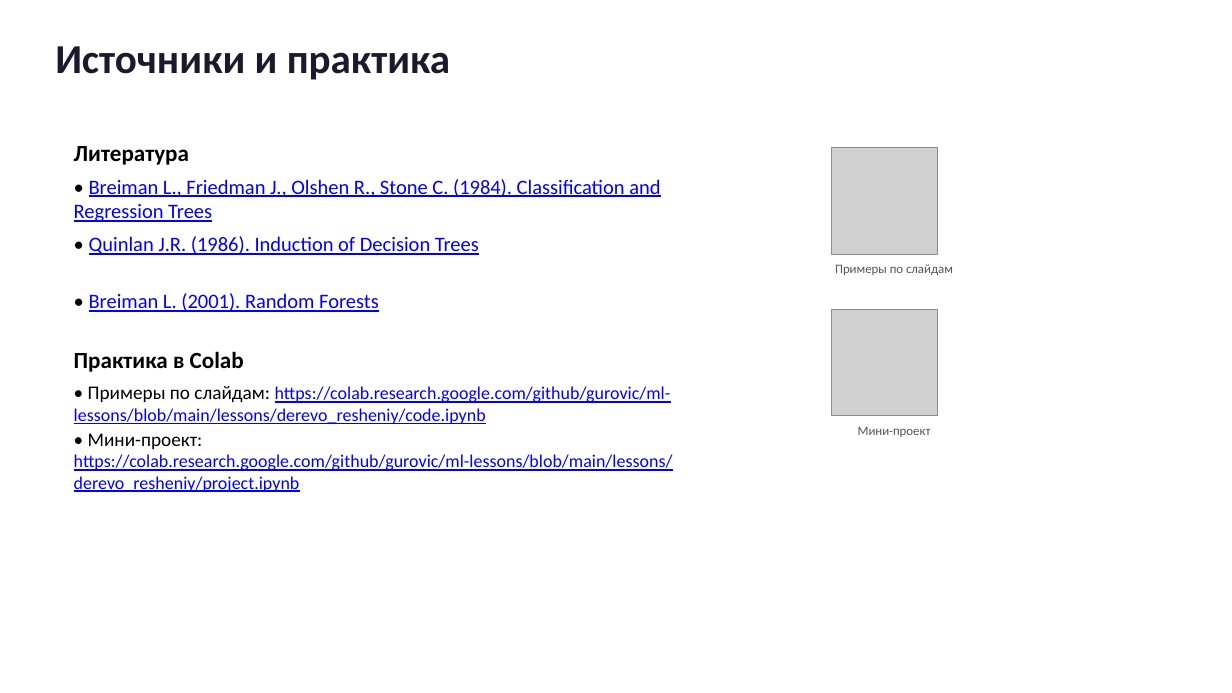
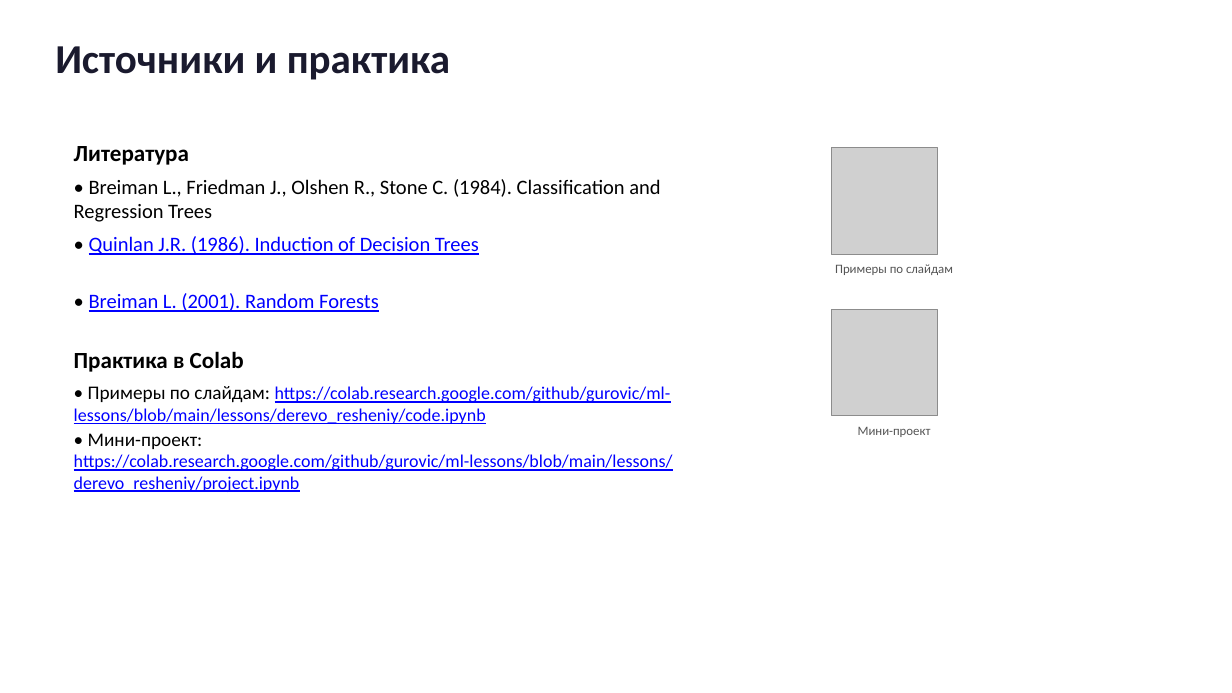
Before and after one commit to gurovic/ml-lessons, a slide deck: slide 25 of lessons/derevo_resheniy/presentation.pptx. Drawn at 1232x693 pixels with LibreOffice and Linux fonts; fonts in the diff are those of the drawing; grey boxes stand for pictures. Boxes give left, top, right and bottom in pixels: in the first picture for what was removed or moved away, otherwise in the second. Text is boxed around its words. In the diff, an @@ line names an element or a change of style, - is before the commit and + after.

```diff
--- a/lessons/derevo_resheniy/presentation.pptx
+++ b/lessons/derevo_resheniy/presentation.pptx
@@ text "• Breiman L., Friedman J., ..." at (x1=74, y1=179, x2=660, y2=222): text colour #0000FF to #000000, underline off @@
```
Also in this commit, not shown: 10 other slides changed, 19 other files.
